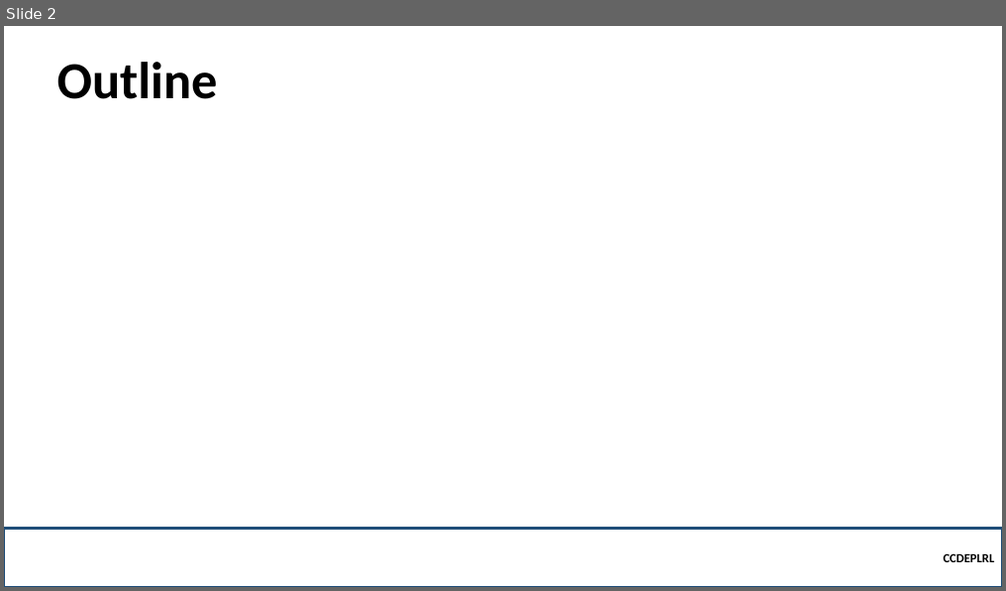
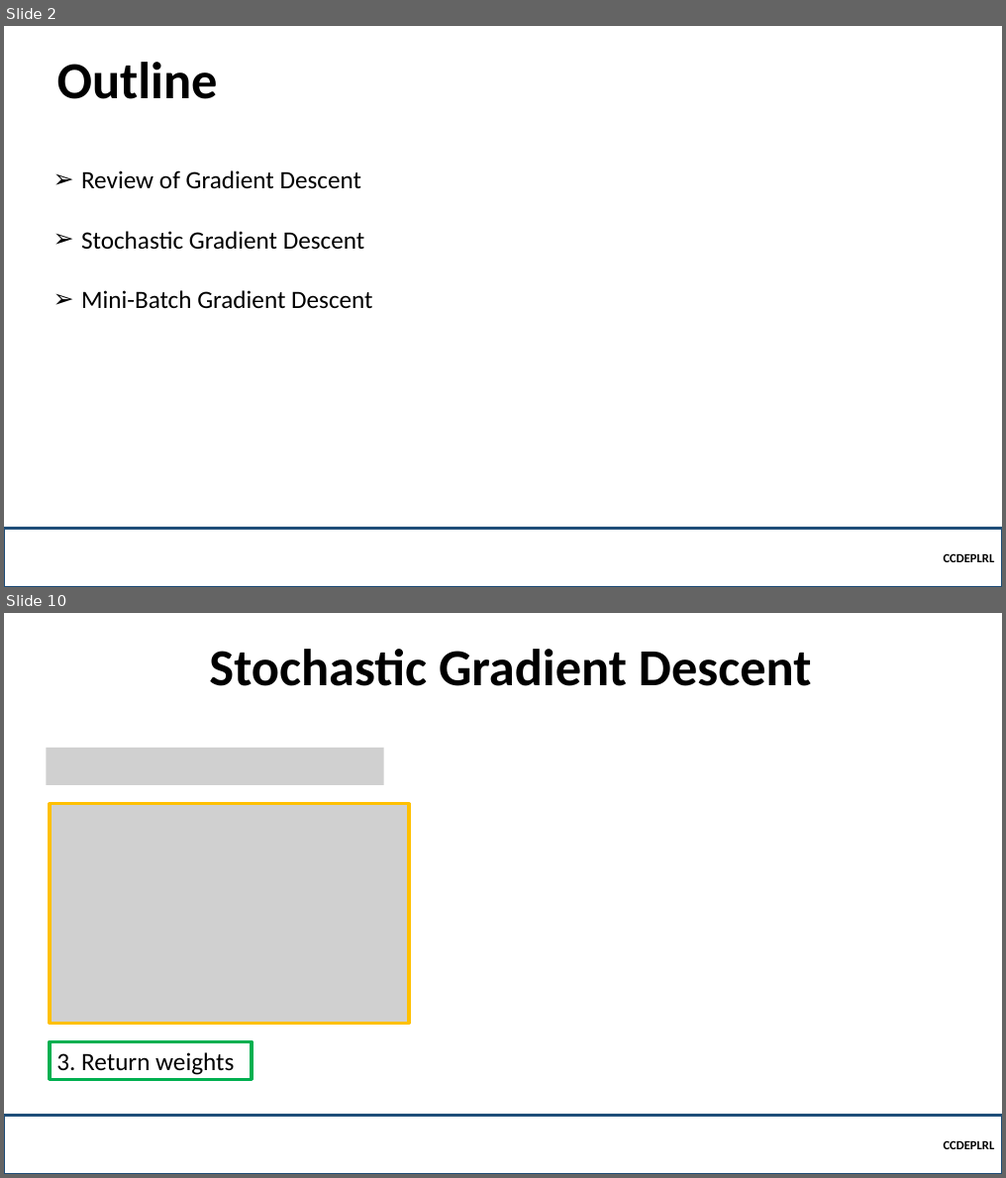
Before and after one commit to robitussin/CCDEPLRL, a slide deck: Week 3 - Neural Networks in Practice/Mini-Batches.pptx. Shown one above the other, each under a label of ours: slide 2 before the commit, slides 2 and 10 after it; the slides between them are not shown. The pictures are 1006x591 and 1006x1178 pixels, drawn with LibreOffice and Linux fonts; fonts in the diff are those of the drawing; grey boxes stand for pictures; background and template pictures are left out. Boxes give left, top, right and bottom in pixels: in the first picture for what was removed or moved away, otherwise in the second. Text is boxed around its words. In the diff, an @@ line names an element or a change of style, - is before the commit and + after.

```diff
--- a/Week 3 - Neural Networks in Practice/Mini-Batches.pptx
+++ b/Week 3 - Neural Networks in Practice/Mini-Batches.pptx
@@ slide 10 added at <box>4,613,1002,1174</box>, background picture (left out) @@
@@ title added at <box>209,649,812,686</box>, 50 pt, text #000000, bold @@
+Stochastic Gradient Descent
@@ picture added at <box>46,748,384,785</box> @@
@@ picture added at <box>50,804,409,1023</box> @@
@@ rectangle added at <box>50,1042,252,1079</box>, outline #00B050 3 pt, 24 pt, text #000000 @@
+3. Return weights
@@ rectangle added at <box>4,1115,1002,1174</box>, outline #1F4E79 2.25 pt, 12 pt, text #000000, bold @@
+CCDEPLRL
@@ slide 2 changed as well @@
@@ text added at <box>81,171,372,309</box>, 24 pt, text #000000 @@
+➢ Review of Gradient Descent
+➢ Stochastic Gradient Descent
+➢ Mini-Batch Gradient Descent
```
Also in this commit, not shown: 1 other slide changed, 7 other slides added.
